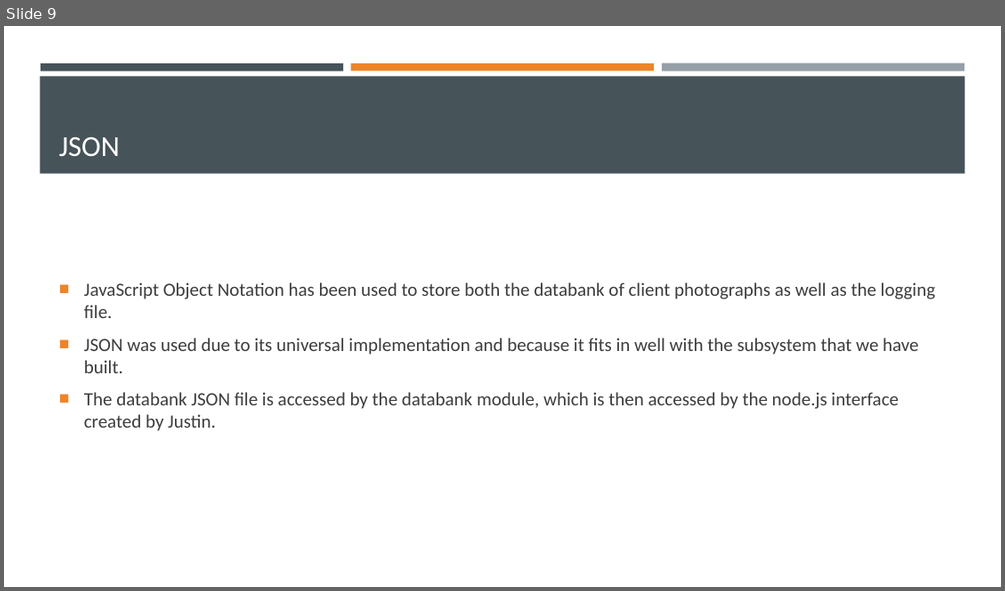
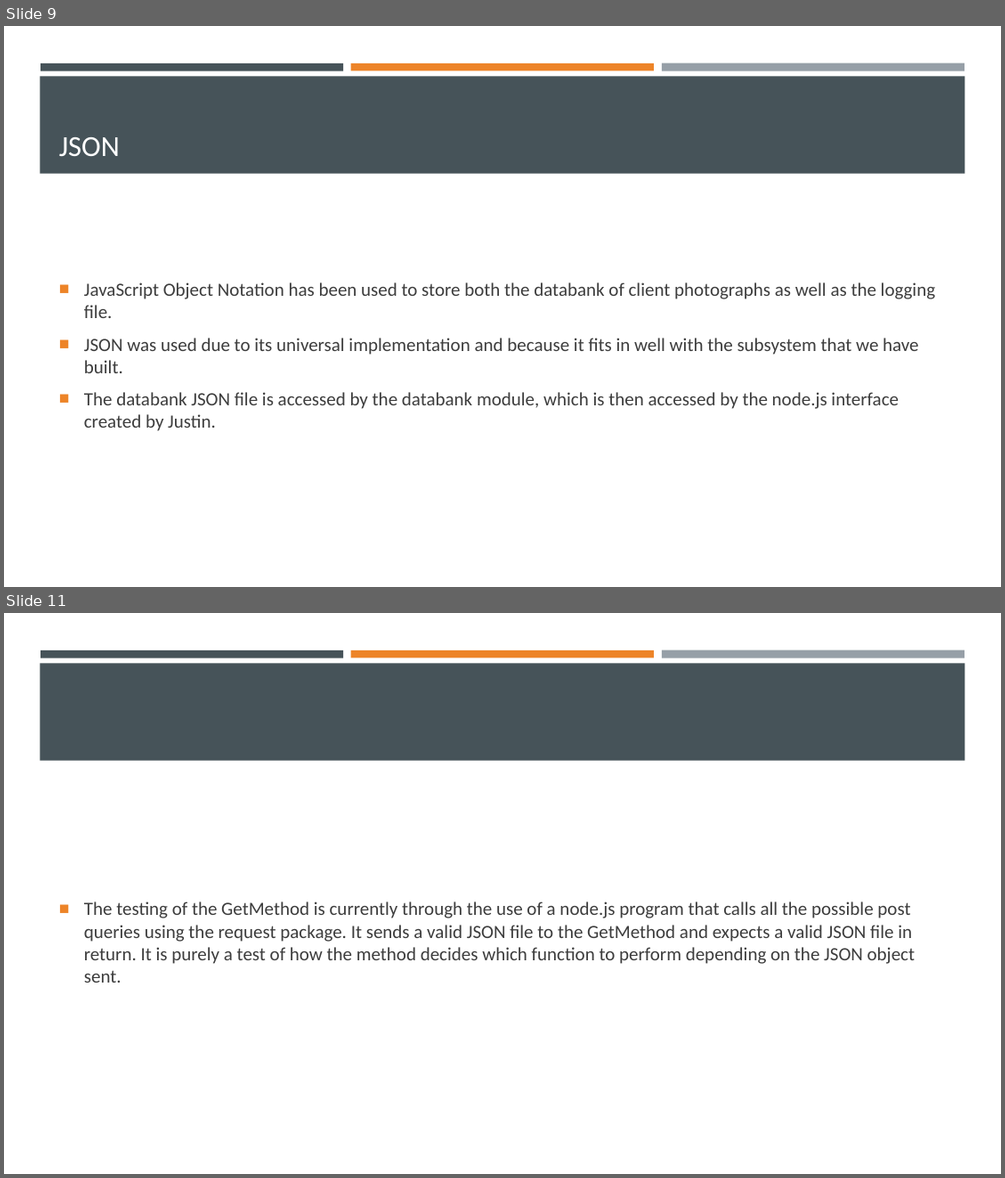
Before and after one commit to u17079544/Merlot-Facial-Recognition, a slide deck: Demo Presentation.pptx. Shown one above the other, each under a label of ours: slide 9 before the commit, slides 9 and 11 after it; the slides between them are not shown. The pictures are 1005x591 and 1005x1178 pixels, drawn with LibreOffice and Linux fonts; fonts in the diff are those of the drawing. Boxes give left, top, right and bottom in pixels: in the first picture for what was removed or moved away, otherwise in the second. Text is boxed around its words. In the diff, an @@ line names an element or a change of style, - is before the commit and + after.

```diff
--- a/Demo Presentation.pptx
+++ b/Demo Presentation.pptx
@@ slide 11 added at (4, 613, 1001, 1174), background #FFFFFF; not listed: 4 template elements that a slide beside it also shows @@
@@ text added at (84, 901, 914, 982), 18 pt, text #3D3D3D @@
+■ The testing of the GetMethod is currently through the use of a node.js program that calls all the possible post queries using the request package. It sends a valid JSON file to the GetMethod and expects a valid JSON file in return. It is purely a test of how the method decides which function to perform depending on the JSON object sent.
```
Also in this commit, not shown: 3 slides changed, 1 other slide added.
